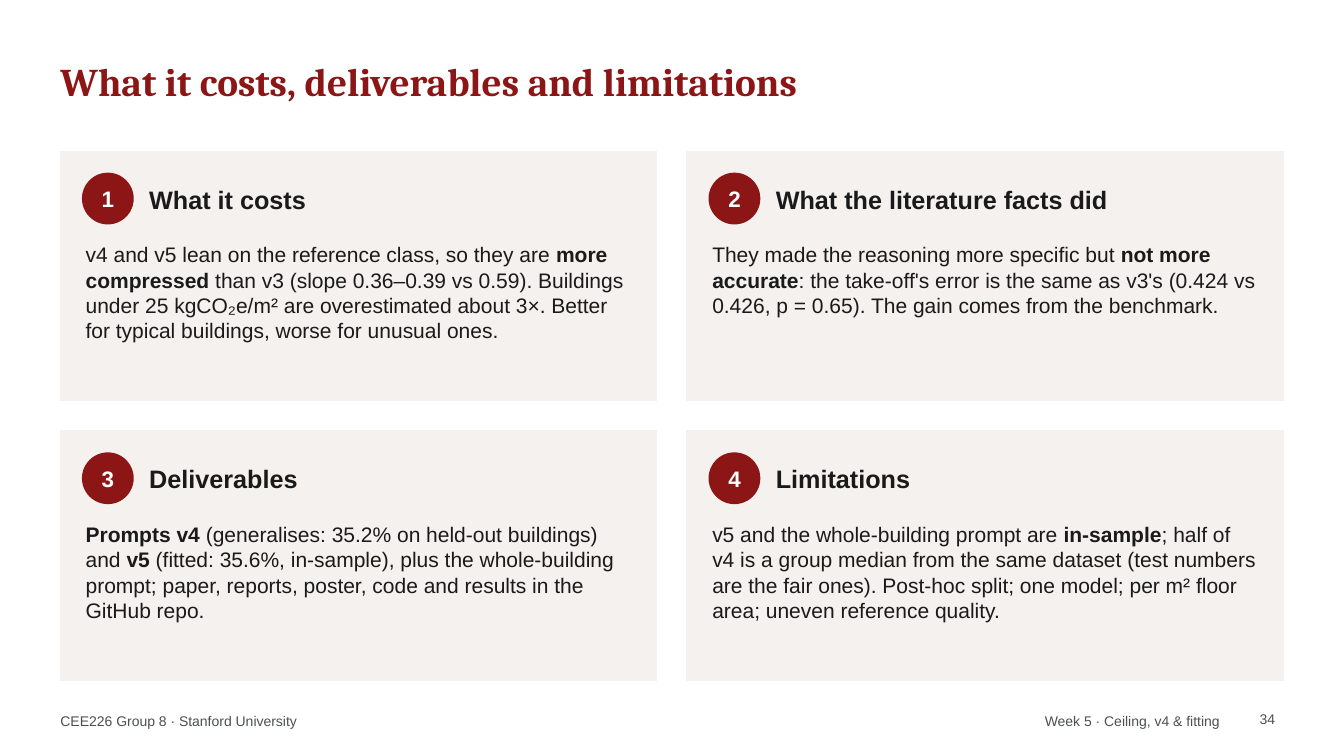
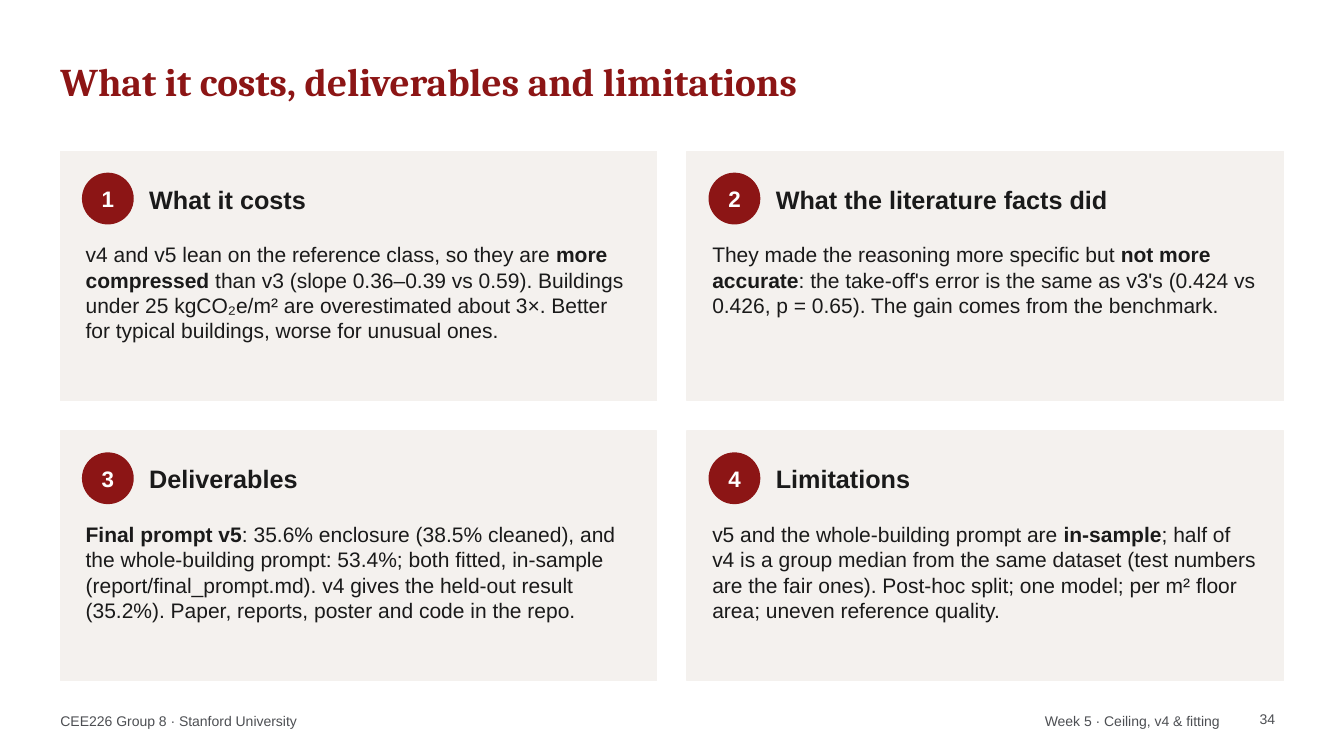
Before and after one commit to HeshanChen/CEE226LCA, a slide deck: slide 34 of report/weekly/weekly_updates.pptx. Drawn at 1344x756 pixels with LibreOffice and Linux fonts; fonts in the diff are those of the drawing. Boxes give left, top, right and bottom in pixels: in the first picture for what was removed or moved away, otherwise in the second. Text is boxed around its words. In the diff, an @@ line names an element or a change of style, - is before the commit and + after.

```diff
--- a/report/weekly/weekly_updates.pptx
+++ b/report/weekly/weekly_updates.pptx
@@ text at (x1=86, y1=526, x2=615, y2=622): text changed @@
-Prompts v4 (generalises: 35.2% on held-out buildings) and v5 (fitted: 35.6%, in-sample), plus the whole-building prompt; paper, reports, poster, code and results in the GitHub repo.
+Final prompt v5: 35.6% enclosure (38.5% cleaned), and the whole-building prompt: 53.4%; both fitted, in-sample (report/final_prompt.md). v4 gives the held-out result (35.2%). Paper, reports, poster and code in the repo.
```
Also in this commit, not shown: 1 other slide changed, 19 other files.
